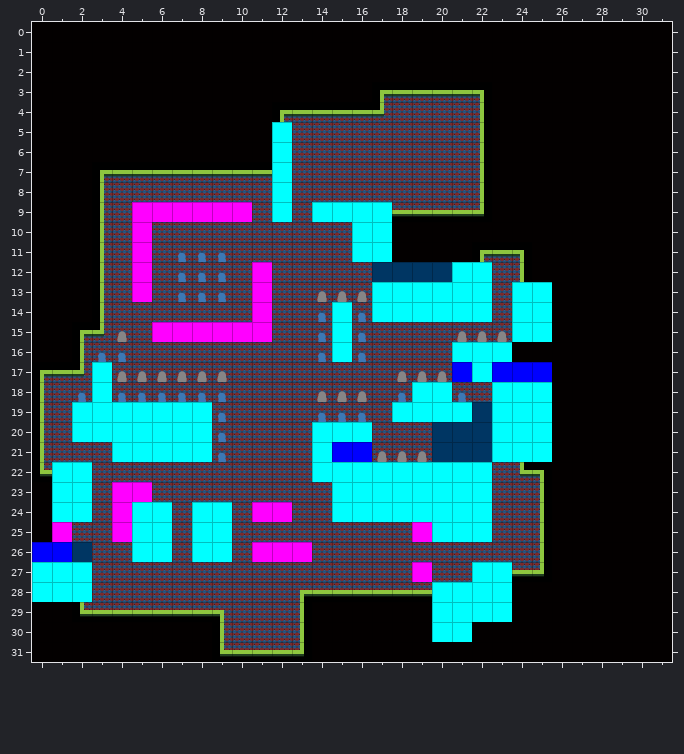
Level history. Tiled map: assets/maps/townDay.tmx. Above, as it was before the edit.
Cells are 64x64 px. Shown: x 0..31, y 0..31.
The same view after the edit:
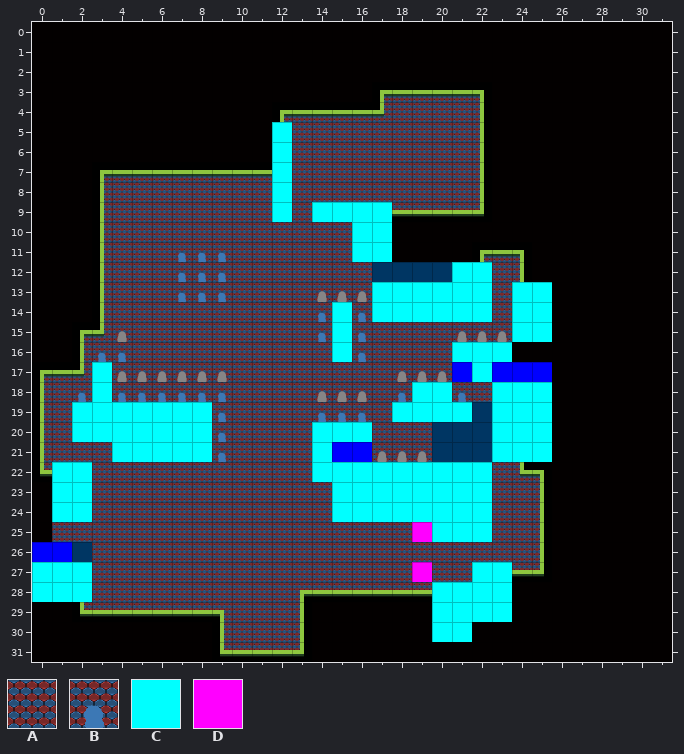
Key: from "blackBlue": A 0; from "blocked_floor": B 0; from "blue2": C 0; from "pink1": D 0.
_ is an empty cell, . an unchanged one.
The exact change:
--- layer "Tile Layer 1"
@@ x 5..14 @@
- 9 DDDDDD....
-10 D.........
-11 D.........
-12 D.....D...
-13 D.....D...
-14 ......D...
-15 .DDDDDD...
-16 .........B
+ 9 AAAAAA....
+10 A.........
+11 A.........
+12 A.....A...
+13 A.....A...
+14 ......A...
+15 .AAAAAA...
+16 .........A
@@ x 1..13 @@
-23 ...DD........
-24 ...DCC.CC.DD.
-25 D..DCC.CC....
-26 ....CC.CC.DDD
+23 ...AA........
+24 ...AAA.AA.AA.
+25 A..AAA.AA....
+26 ....AA.AA.AAA
Changed places in both pictures, as pixel boxes (x1, y1, x2, y2):
changed: (132, 202, 272, 342)
changed: (318, 352, 326, 362)
changed: (112, 482, 172, 562)
changed: (192, 502, 232, 562)
changed: (252, 502, 292, 522)
changed: (52, 522, 72, 542)
changed: (252, 542, 312, 562)
